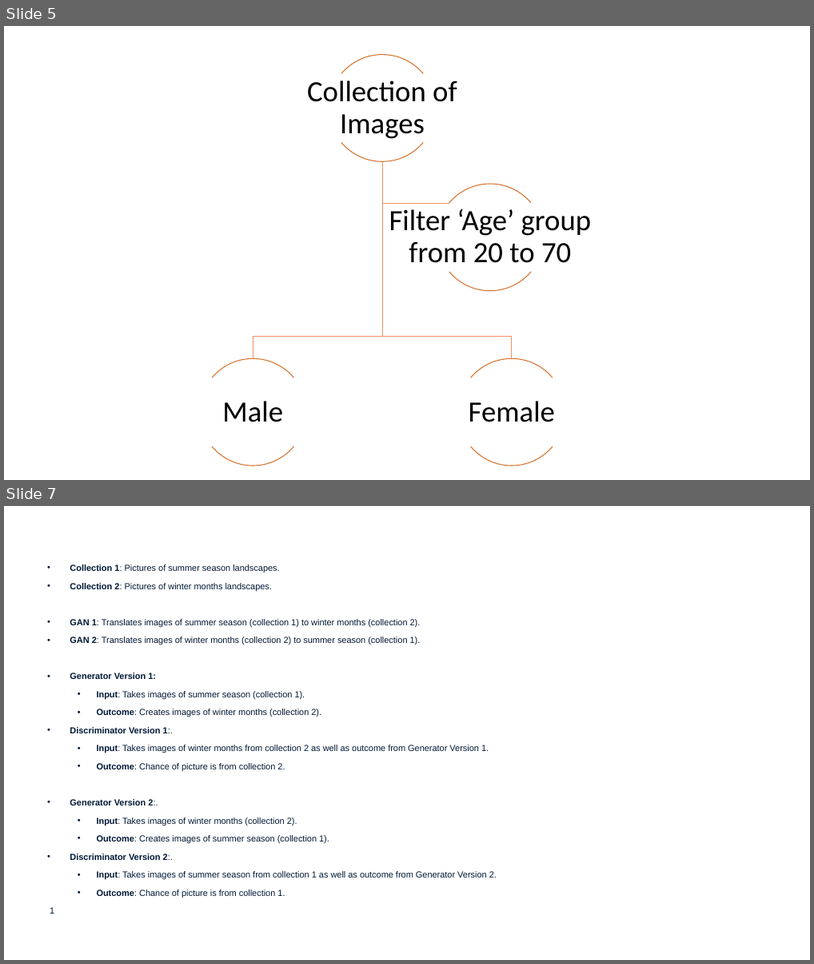
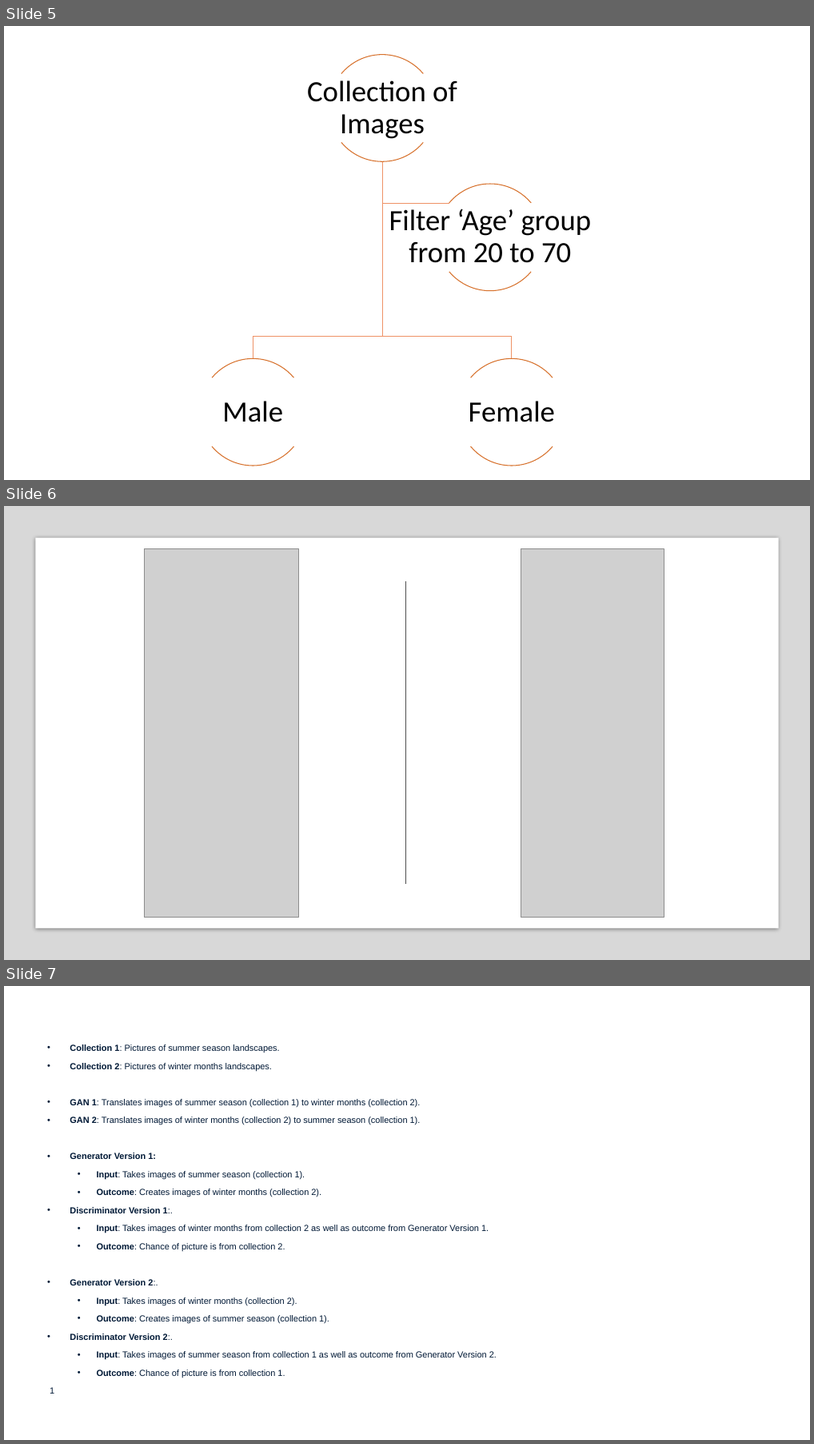
Before and after one commit to ltq477/Thinkful, a slide deck: CapstoneIV/CycleGAN.pptx. Shown one above the other, each under a label of ours: slides 5 and 7 before the commit, slides 5, 6 and 7 after it; the slides between them are not shown. The pictures are 814x964 and 814x1444 pixels, drawn with LibreOffice and Linux fonts; fonts in the diff are those of the drawing; grey boxes stand for pictures. Boxes give left, top, right and bottom in pixels: in the first picture for what was removed or moved away, otherwise in the second. Text is boxed around its words. In the diff, an @@ line names an element or a change of style, - is before the commit and + after.

```diff
--- a/CapstoneIV/CycleGAN.pptx
+++ b/CapstoneIV/CycleGAN.pptx
@@ slide 6 added at (4,506,810,960), background #FFFFFF @@
@@ rectangle added at (4,506,810,960), fill #808080 at 30% opacity @@
@@ rectangle added at (35,538,779,928), fill #FFFFFF @@
@@ picture added at (144,548,299,916) @@
@@ picture added at (522,548,664,916) @@
@@ line added from (406, 582) to (406, 884), #4E4E4E 0.5 pt @@
```
Also in this commit, not shown: 1 slide removed.
